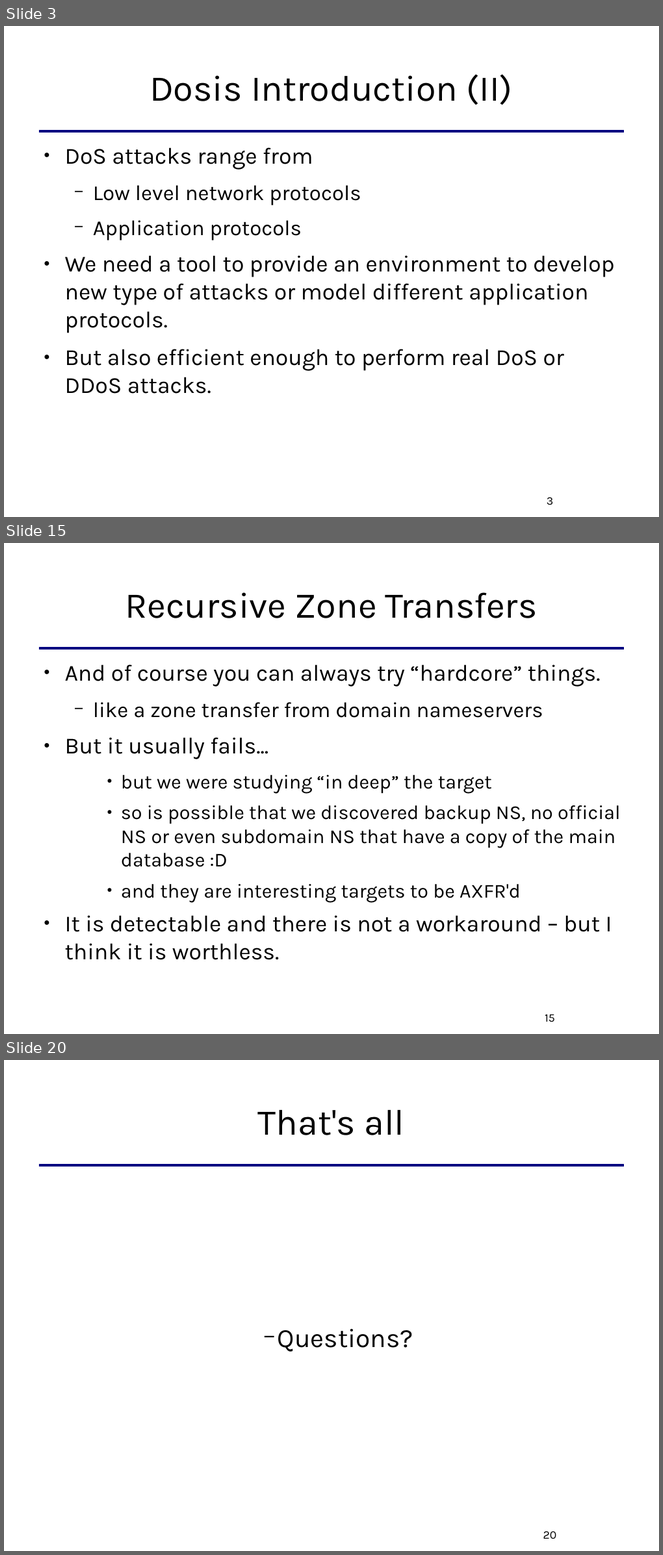
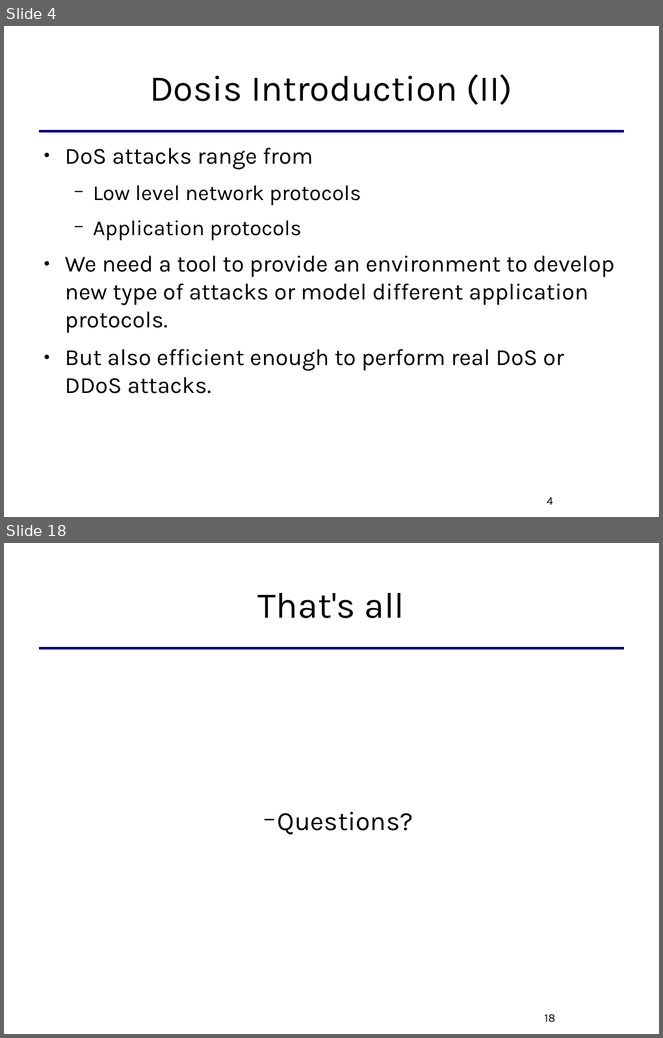
Before and after one commit to killabytenow/dosis, a slide deck: doc/Dosis-SCG-2009.odp. Shown one above the other, each under a label of ours: slides 3, 15 and 20 before the commit, slides 4 and 18 after it; the slides between them are not shown. The pictures are 663x1555 and 663x1038 pixels, drawn with LibreOffice and Linux fonts; fonts in the diff are those of the drawing. Boxes give left, top, right and bottom in pixels: in the first picture for what was removed or moved away, otherwise in the second. Text is boxed around its words. In the diff, an @@ line names an element or a change of style, - is before the commit and + after.

```diff
--- a/doc/Dosis-SCG-2009.odp
+++ b/doc/Dosis-SCG-2009.odp
@@ slide 15 removed at [4, 543, 659, 1034], background #FFFFFF; not listed: 1 template element that a slide beside it also shows @@
@@ title removed at [125, 592, 538, 618] @@
-Recursive Zone Transfers
@@ text removed at [65, 665, 621, 960] @@
-● And of course you can always try “hardcore” things.
-  − like a zone transfer from domain nameservers
-● But it usually fails...
-    ● but we were studying “in deep” the target
-    ● so is possible that we discovered backup NS, no official NS or even subdomain NS that have a copy of the main database :D
-    ● and they are interesting targets to be AXFR'd
-● It is detectable and there is not a workaround – but I think it is worthless.
@@ page number removed at [545, 1014, 555, 1023] @@
-15
@@ what was slide 3 is now slide 4 @@
@@ page number at [547, 497, 553, 505]: text changed @@
-3
+4
@@ what was slide 20 is now slide 18 @@
@@ page number at [545, 1014, 556, 1022]: text changed @@
-20
+18
```
Also in this commit, not shown: 2 slides changed, 12 slides added, 13 other slides removed.
